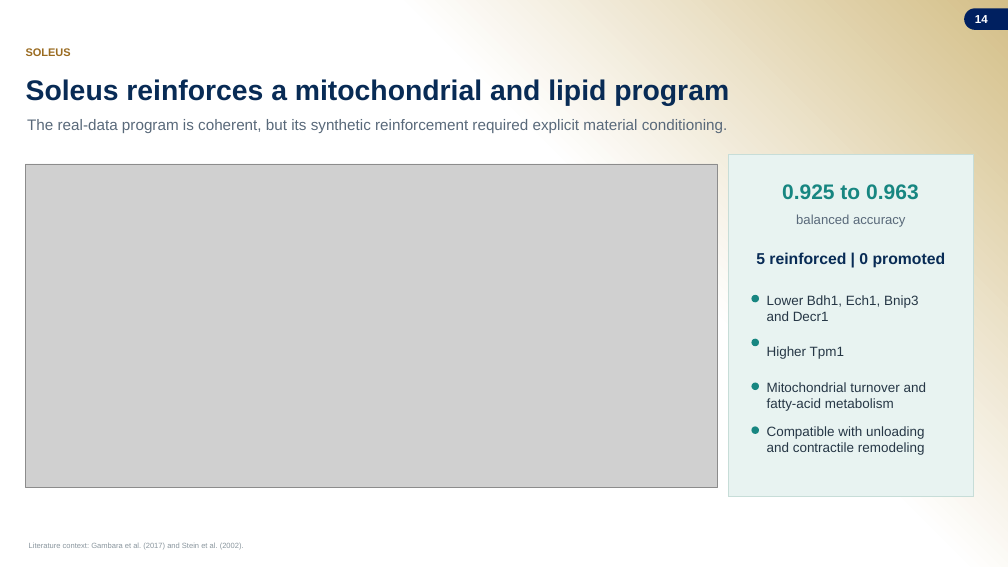
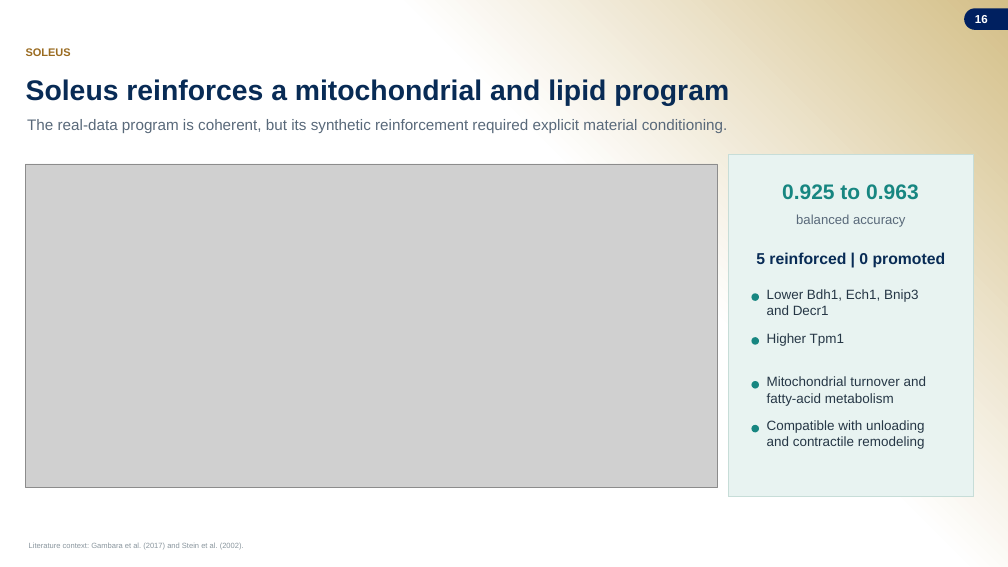
Before and after one commit to jasont314/nasa-mouse, a slide deck: slide 16 of presentation/SLSTP_2026_Generative_Transcriptomics.pptx (slide 14 before the commit). Drawn at 1008x567 pixels with LibreOffice and Linux fonts; fonts in the diff are those of the drawing; grey boxes stand for pictures; background and template pictures are left out. Boxes give left, top, right and bottom in pixels: in the first picture for what was removed or moved away, otherwise in the second. Text is boxed around its words. In the diff, an @@ line names an element or a change of style, - is before the commit and + after.

```diff
--- a/presentation/SLSTP_2026_Generative_Transcriptomics.pptx
+++ b/presentation/SLSTP_2026_Generative_Transcriptomics.pptx
@@ vertical alignment middle to top in 4 elements at <box>767,289,918,315</box>, <box>767,333,844,346</box>, <box>767,376,926,406</box>, <box>767,420,925,449</box> @@
```
Also in this commit, not shown: 3 other slides changed, 2 slides added, 3 other files.
